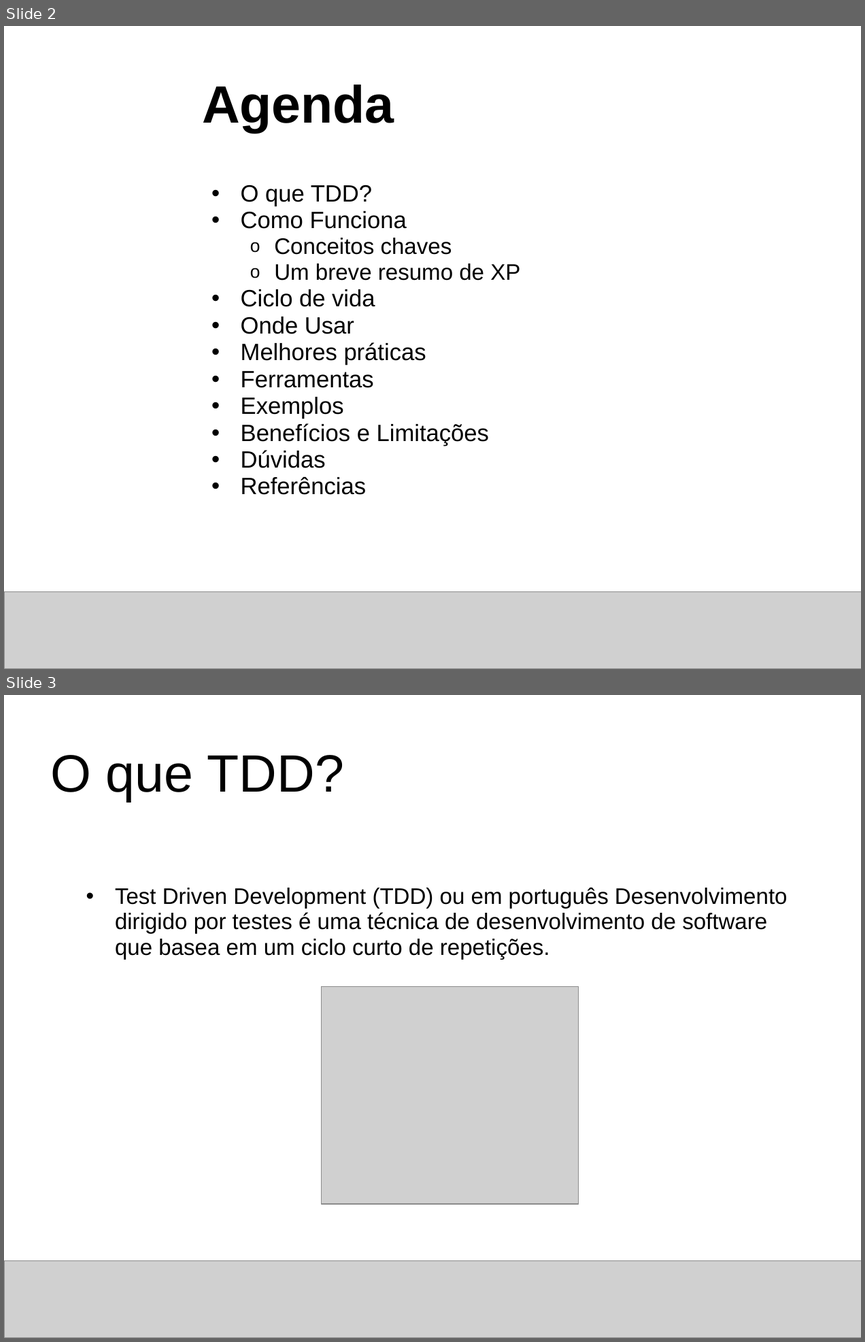
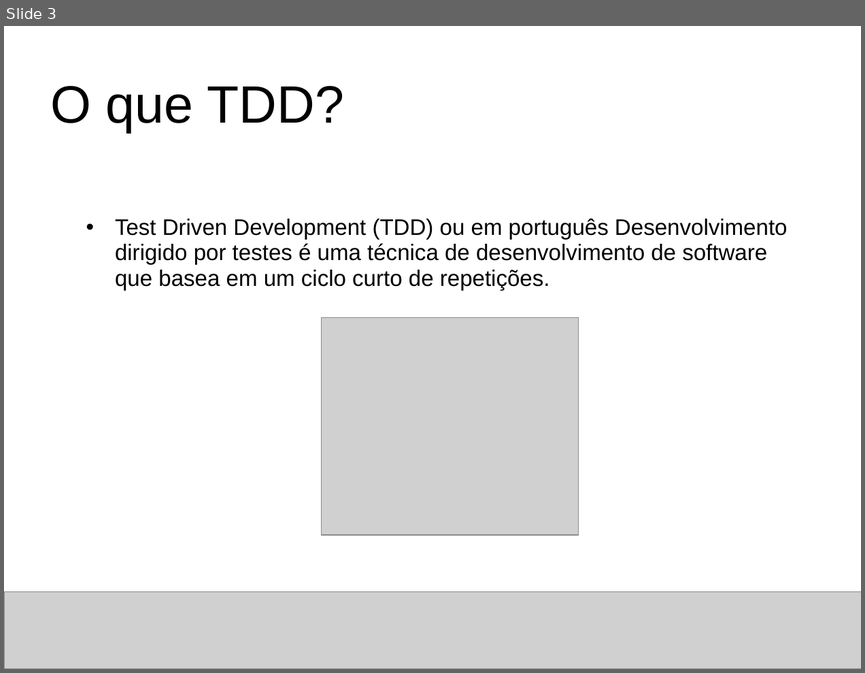
Before and after one commit to thiagoalvsantos/sabrh, a slide deck: Concepção/projeto_final_sabrh_apresentacao_proposta.ppt. Shown one above the other, each under a label of ours: slides 2 and 3 before the commit, slide 3 after it. The pictures are 865x1342 and 865x673 pixels, drawn with LibreOffice and Linux fonts; fonts in the diff are those of the drawing; grey boxes stand for pictures; background and template pictures are left out. Boxes give left, top, right and bottom in pixels: in the first picture for what was removed or moved away, otherwise in the second. Text is boxed around its words. In the diff, an @@ line names an element or a change of style, - is before the commit and + after.

```diff
--- a/Concepção/projeto_final_sabrh_apresentacao_proposta.ppt
+++ b/Concepção/projeto_final_sabrh_apresentacao_proposta.ppt
@@ slide 2 removed at bbox=[4, 26, 861, 669], background picture (left out) @@
@@ title removed at bbox=[202, 84, 394, 133] @@
-Agenda
@@ text removed at bbox=[241, 184, 520, 495] @@
-  • O que TDD?
-  • Como Funciona
-    o Conceitos chaves
-    o Um breve resumo de XP
-  • Ciclo de vida
-  • Onde Usar
-  • Melhores práticas
-  • Ferramentas
-  • Exemplos
-  • Benefícios e Limitações
-  • Dúvidas
-  • Referências
@@ picture removed at bbox=[4, 592, 861, 669] @@
```
Also in this commit, not shown: 2 slides added, 1 other slide removed.
